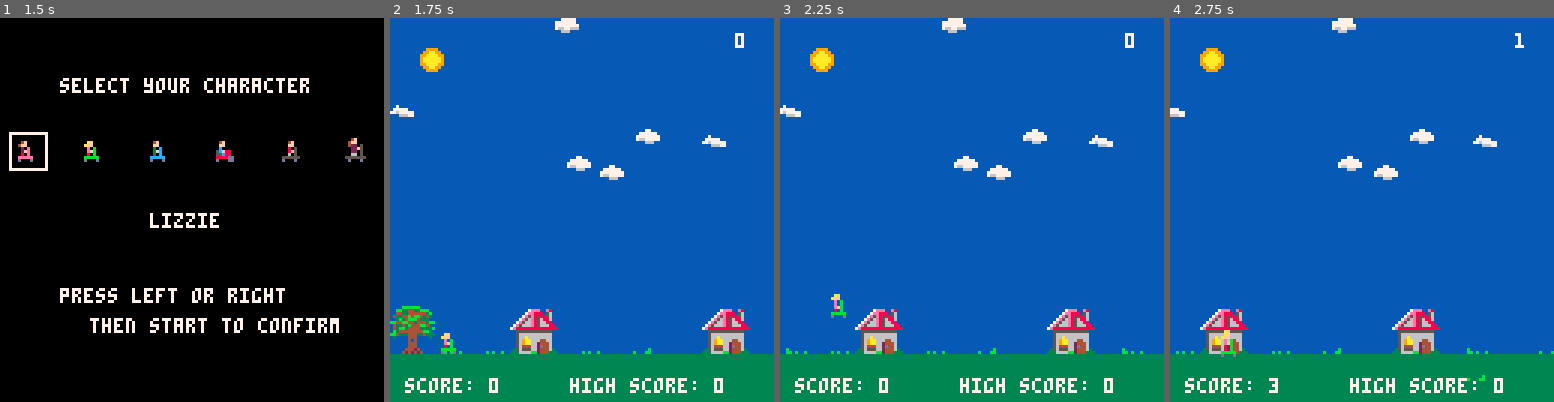
Above: before the commit, frames 1-4 (left to right).
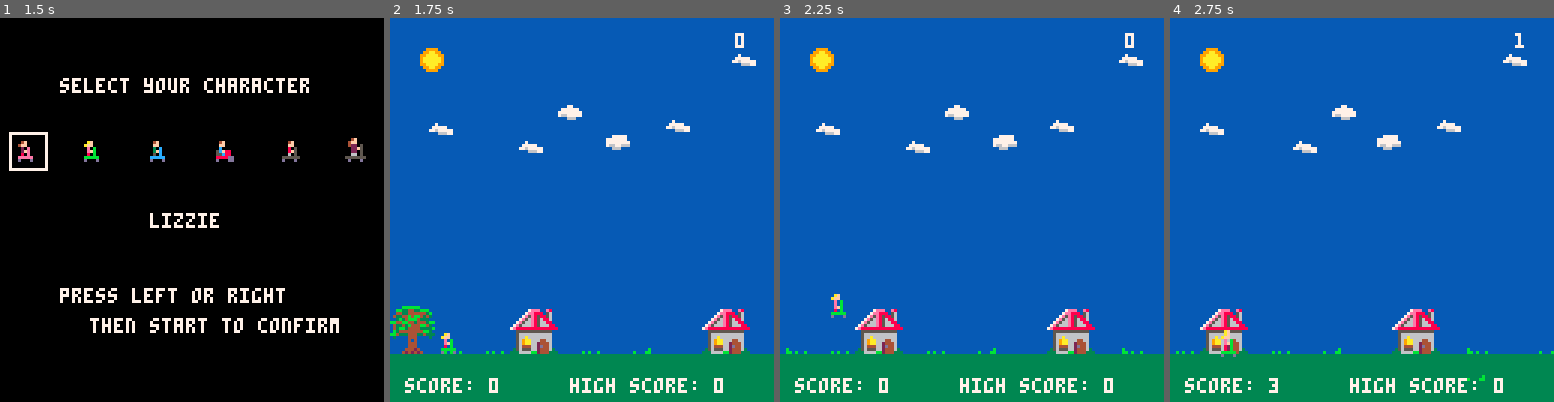
Above: after the commit, the same moments.

Repository: Dads-Games/rainbowriders
Game: PICO-8 cartridge rainbowriders.p8
The game is run twice, just before and just after one commit, with the same random seed, the same clock (stepped at 60 frames per second) and the same inputs.
Inputs:
- Up to frame 1 (1.5 s): tap O (Z key) at 0.7 s
- Up to frame 2 (1.75 s): hold Right from 1.6 s (still down); tap O (Z key) at 1.7 s
- Up to frame 3 (2.25 s): release Right at 2.1 s; tap O (Z key) at 2.1 s
- Up to frame 4 (2.75 s): hold Right from 2.47 s (still down); tap O (Z key) at 2.5 s

Frame 1 is identical in both runs. In frame 2, 1.7% of the frame differs, in the area x 0-96%, y 0-43%; in frame 3, 1.7%; in frame 4, 1.7%.

Commit message:
feat: init game

Diff:
--- a/src/screens/character_select.lua
+++ b/src/screens/character_select.lua
@@ -17,7 +17,7 @@
         -- Confirm selection and start game
         if btnp(4) then
             player.sprite = selected_char
-            state.screen = screens.game
+            state.screen = Game(state)
             sfx(59) -- character selected sfx
             music(26, 0, 0)
         end
